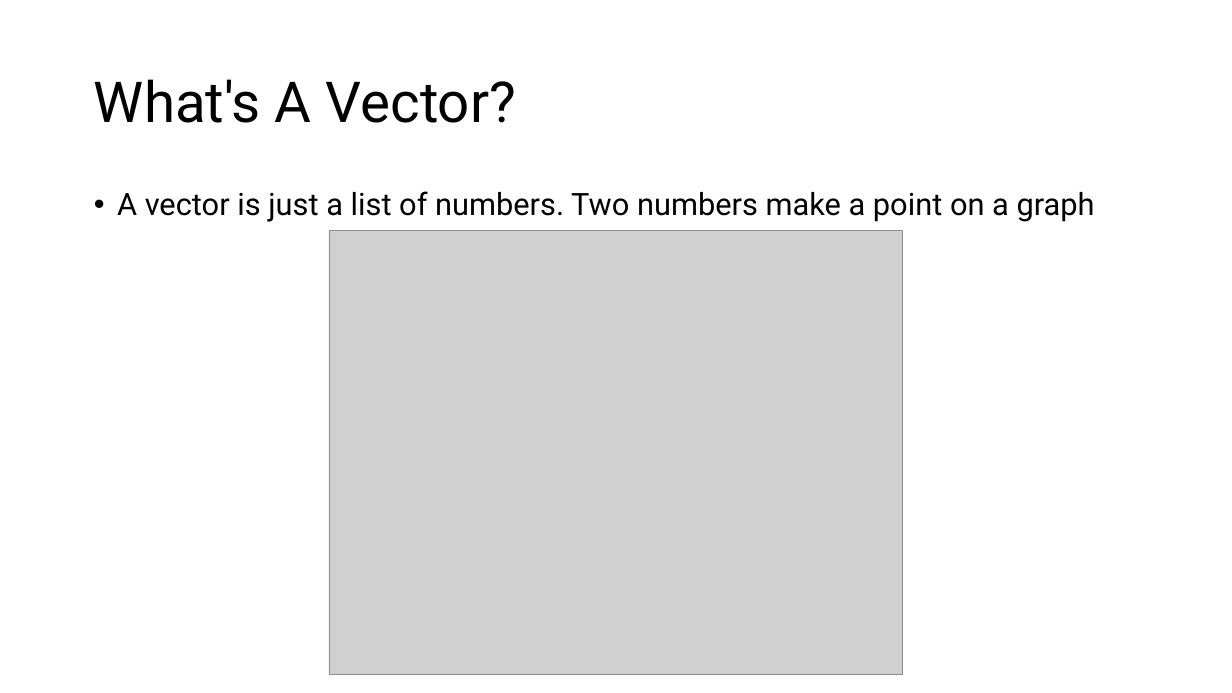
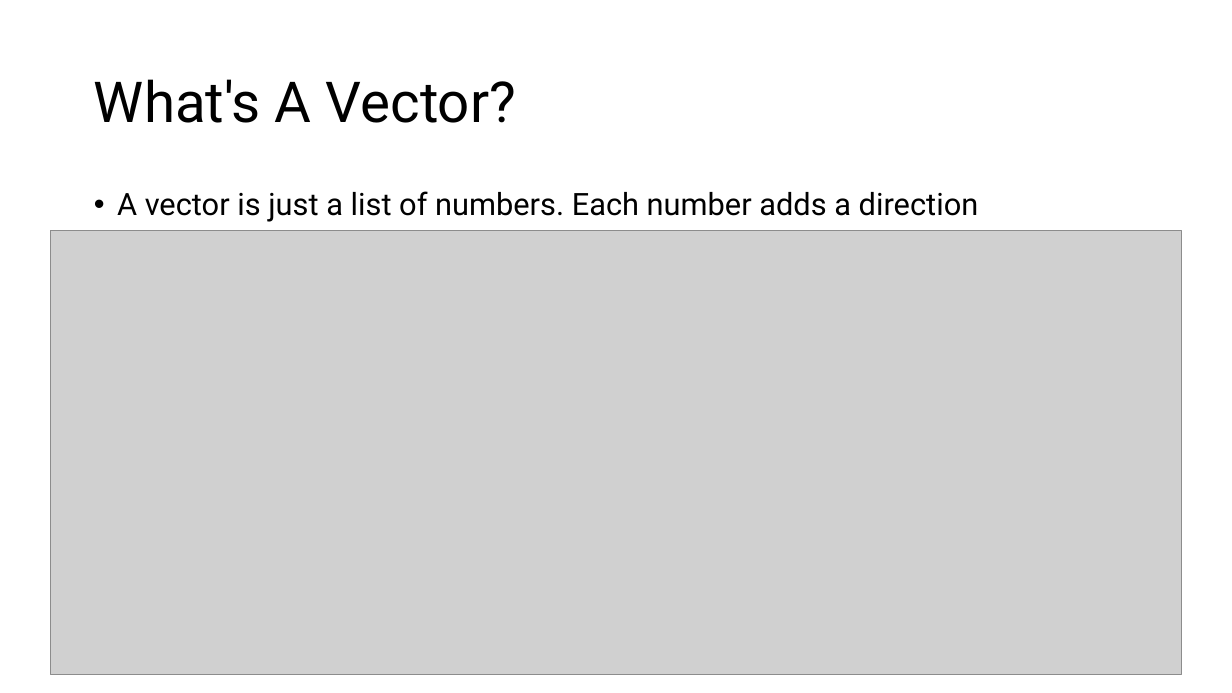
Before and after one commit to IslamTayeb/tzu-vs-taylor, a slide deck: slide 2 of slides/tzu_vs_taylor_lecture.pptx. Drawn at 1232x693 pixels with LibreOffice and Linux fonts; fonts in the diff are those of the drawing; grey boxes stand for pictures. Boxes give left, top, right and bottom in pixels: in the first picture for what was removed or moved away, otherwise in the second. Text is boxed around its words. In the diff, an @@ line names an element or a change of style, - is before the commit and + after.

```diff
--- a/slides/tzu_vs_taylor_lecture.pptx
+++ b/slides/tzu_vs_taylor_lecture.pptx
@@ text at (117, 191, 979, 222): text changed @@
-• A vector is just a list of numbers. Two numbers make a point on a graph
+• A vector is just a list of numbers. Each number adds a direction
@@ picture: place and size @@
-picture at (329, 231, 903, 675)
+picture at (51, 231, 1182, 675)
```
Also in this commit, not shown: 4 other files.
